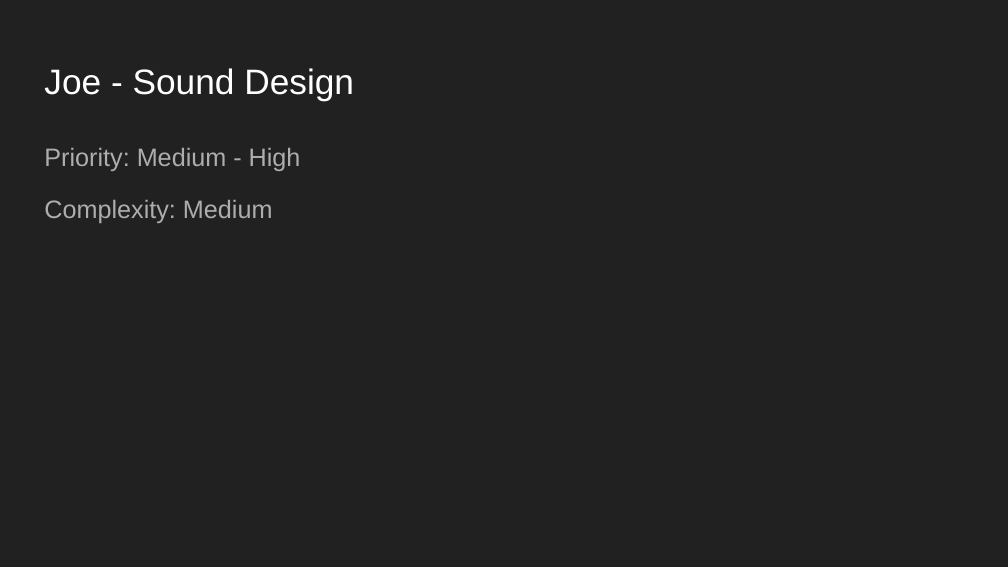
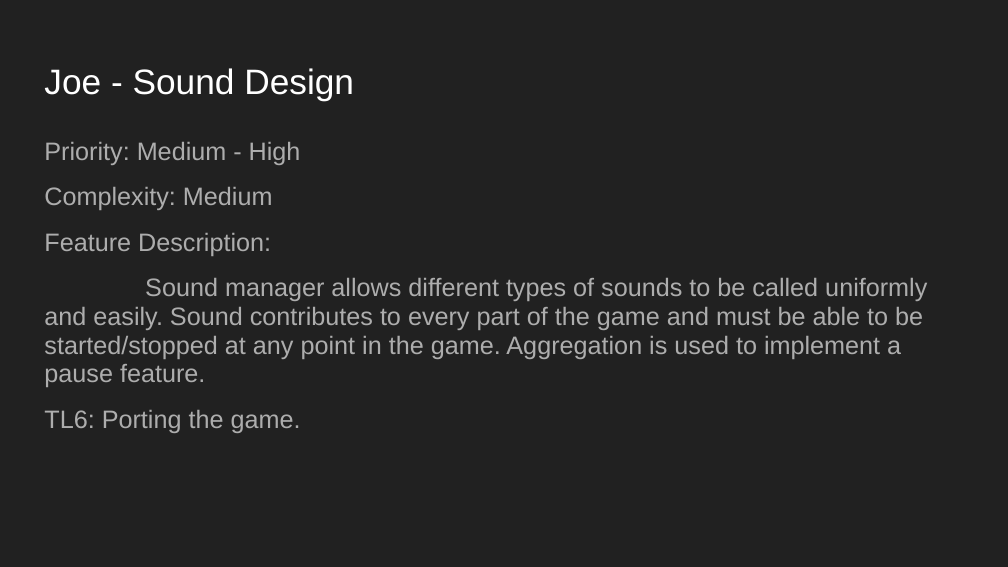
Before and after one commit to jwporath/Rogue-Realm, a slide deck: slide 48 of Docs/Rogue Realm SA Presentation.pptx (slide 46 before the commit). Drawn at 1008x567 pixels with LibreOffice and Linux fonts; fonts in the diff are those of the drawing. Boxes give left, top, right and bottom in pixels: in the first picture for what was removed or moved away, otherwise in the second. Text is boxed around its words. In the diff, an @@ line names an element or a change of style, - is before the commit and + after.

```diff
--- a/Docs/Rogue Realm SA Presentation.pptx
+++ b/Docs/Rogue Realm SA Presentation.pptx
@@ text at box(44, 142, 301, 210): line spacing 1.15 to 0.95 @@
@@ text at box(44, 233, 927, 433): paragraphs added @@
+Feature Description:
+Sound manager allows different types of sounds to be called uniformly and easily. Sound contributes to every part of the game and must be able to be started/stopped at any point in the game. Aggregation is used to implement a pause feature.
+TL6: Porting the game.
```
Also in this commit, not shown: 7 other slides changed, 4 slides added, 2 slides removed.
